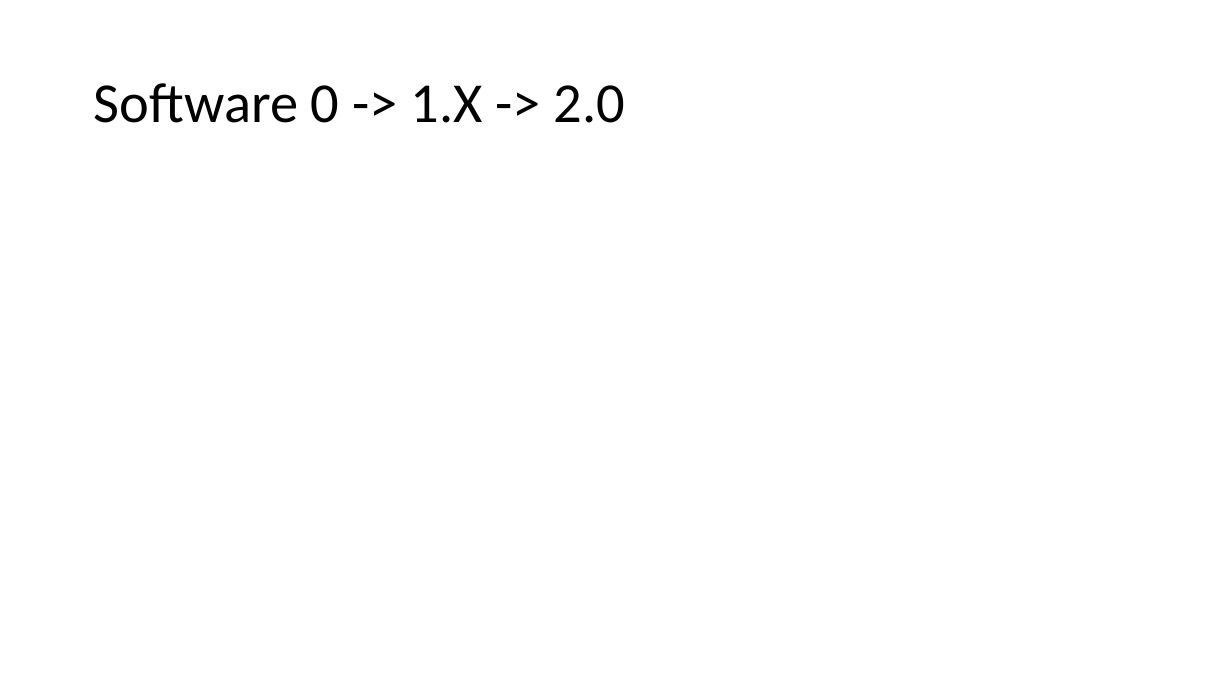
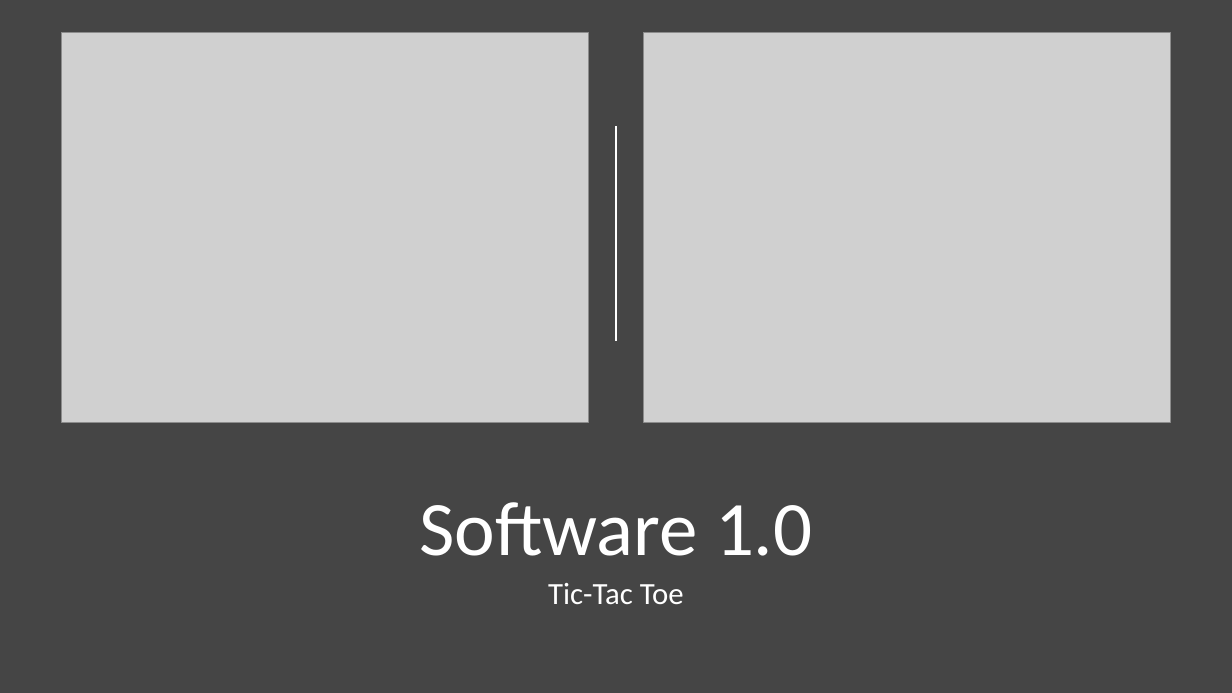
Before and after one commit to natitaw/my-books, a slide deck: slide 3 of presentation/Presentation1.pptx. Drawn at 1232x693 pixels with LibreOffice and Linux fonts; fonts in the diff are those of the drawing; grey boxes stand for pictures. Boxes give left, top, right and bottom in pixels: in the first picture for what was removed or moved away, otherwise in the second. Text is boxed around its words. In the diff, an @@ line names an element or a change of style, - is before the commit and + after.

```diff
--- a/presentation/Presentation1.pptx
+++ b/presentation/Presentation1.pptx
@@ background #FFFFFF to #454545 @@
@@ picture added at box(62, 32, 589, 422) @@
@@ picture added at box(644, 32, 1171, 422) @@
@@ line added from (616, 127) to (616, 341), #FFFFFF 1.5 pt @@
@@ title "Software 1.0" at box(419, 502, 812, 556): vertical alignment middle to bottom @@
@@ title at box(419, 502, 812, 556): text changed; size 44 to 60 pt; text colour #000000 to #FFFFFF @@
-Software 0 -> 1.X -> 2.0
+Software 1.0
@@ text added at box(548, 583, 684, 604), 24 pt, text #FFFFFF @@
+Tic-Tac Toe
```
Also in this commit, not shown: 2 slides added, 2 other files.
